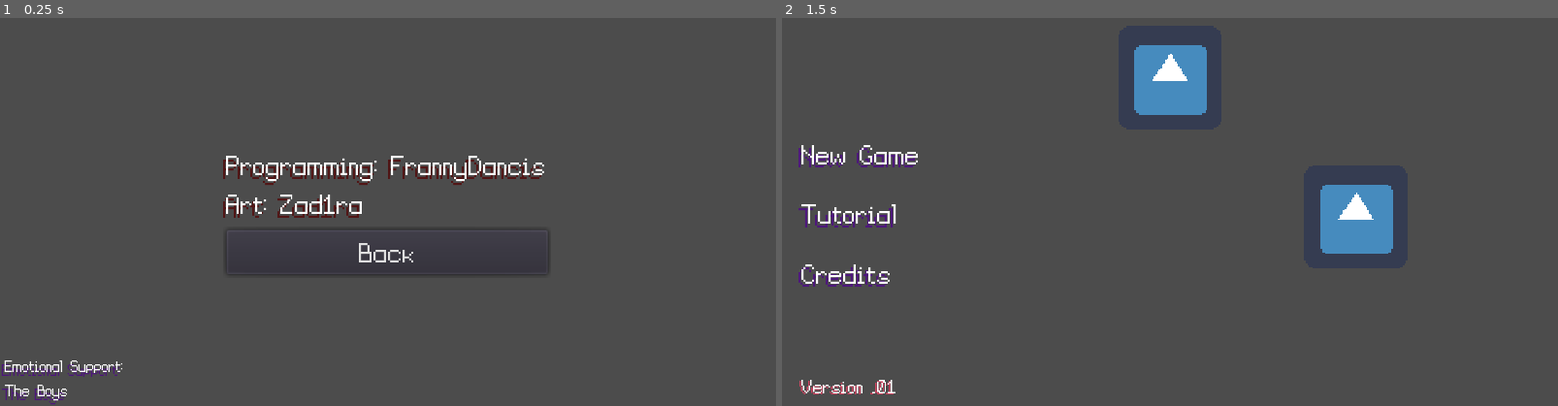
Above: before the commit, frames 1-2 (left to right).
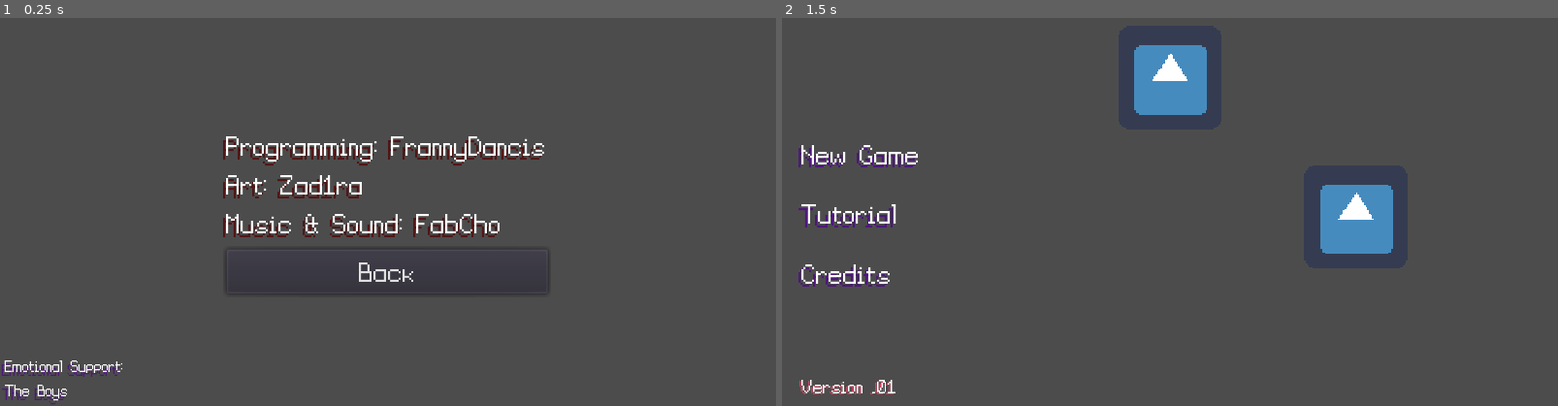
Above: after the commit, the same moments.

Repository: Franny-Dancis/WinterGameJam2020
Game: Godot game, scene res://Game/Credits.tscn
Two runs of this game, one before a commit and one after it. Both use one fixed random seed, a clock stepped at 60 frames per second and the inputs below. This scene is started directly instead of the project's main scene. The engine's default icon, where the game draws it, is replaced by a stand-in: a white triangle on a blue panel in a dark square.
Inputs:
- Up to frame 1 (0.25 s): no input
- Up to frame 2 (1.5 s): tap Enter at 0.5 s; hold Right (ui_right) 0.53-1.25 s; tap Z (attack) at 0.6 s; click "Back" at 1.25 s

The runs differ from the first frame. In frame 1, 4.4% of the frame differs, in the area x 28-71%, y 30-72%; in frame 2, nothing differs.

Commit message:
Add files via upload

Diff:
--- a/Enemies/Bat.gd
+++ b/Enemies/Bat.gd
@@ -21,6 +21,7 @@
 onready var sprite = $AnimatedSprite
 onready var wanderController = $WanderController
 onready var animationPlayer = $AnimationPlayer
+onready var softCollision = $SoftCollision
 onready var hurtBox = $Hurtbox
 
 func _ready():
@@ -56,6 +57,8 @@
 			else:
 				#If player leaves the detection zone, the bat returns to idling
 				state = IDLE
+	if softCollision.is_colliding():
+		velocity += softCollision.get_push_vector() * delta * 400
 	velocity = move_and_slide(velocity)
 
 
--- a/Enemies/Bat.tscn
+++ b/Enemies/Bat.tscn
@@ -9,6 +9,7 @@
 [ext_resource path="res://Overlap/Hitbox.tscn" type="PackedScene" id=7]
 [ext_resource path="res://Enemies/WanderController.tscn" type="PackedScene" id=8]
 [ext_resource path="res://Shaders/RedColor.shader" type="Shader" id=9]
+[ext_resource path="res://Overlap/SoftCollision.tscn" type="PackedScene" id=10]
 
 [sub_resource type="ShaderMaterial" id=1]
 resource_local_to_scene = true
@@ -51,13 +52,16 @@
 height = 5.34885
 
 [sub_resource type="CircleShape2D" id=10]
-radius = 60.7322
+radius = 97.943
 
 [sub_resource type="CapsuleShape2D" id=11]
 radius = 3.74591
 height = 5.85346
 
-[sub_resource type="Animation" id=12]
+[sub_resource type="CircleShape2D" id=12]
+radius = 5.11468
+
+[sub_resource type="Animation" id=13]
 length = 0.2
 loop = true
 tracks/0/type = "value"
@@ -98,12 +102,12 @@
 scale = Vector2( 0.703, 0.8 )
 frames = SubResource( 7 )
 animation = "Fly"
-frame = 1
+frame = 3
 playing = true
 offset = Vector2( 0, -12 )
 
 [node name="shadow" type="Sprite" parent="."]
-position = Vector2( 0, 1.06186 )
+position = Vector2( 0, -0.199485 )
 scale = Vector2( 0.703, 0.8 )
 texture = ExtResource( 3 )
 
@@ -138,14 +142,20 @@
 shape = SubResource( 11 )
 disabled = false
 
+[node name="SoftCollision" parent="." instance=ExtResource( 10 )]
+visible = false
+
+[node name="CollisionShape2D" parent="SoftCollision" index="0"]
+shape = SubResource( 12 )
+
 [node name="WanderController" parent="." instance=ExtResource( 8 )]
 
 [node name="Stats" parent="." instance=ExtResource( 4 )]
 max_health = 2
 
 [node name="AnimationPlayer" type="AnimationPlayer" parent="."]
-anims/Start = SubResource( 12 )
-anims/Stop = SubResource( 13 )
+anims/Start = SubResource( 13 )
+anims/Stop = SubResource( 14 )
 [connection signal="area_entered" from="Hurtbox" to="." method="_on_Hurtbox_area_entered"]
 [connection signal="invincibility_ended" from="Hurtbox" to="." method="_on_Hurtbox_invincibility_ended"]
 [connection signal="invincibility_started" from="Hurtbox" to="." method="_on_Hurtbox_invincibility_started"]
@@ -156,3 +166,5 @@
 [editable path="playerDetectionZone"]
 
 [editable path="Hitbox"]
+
+[editable path="SoftCollision"]
--- a/Game/Credits.tscn
+++ b/Game/Credits.tscn
@@ -11,21 +11,22 @@
 
 [node name="VBoxContainer" parent="CenterContainer" index="0"]
 margin_left = 141.0
-margin_top = 80.0
+margin_top = 68.0
 margin_right = 338.0
-margin_bottom = 159.0
+margin_bottom = 172.0
 
 [node name="Label" parent="CenterContainer/VBoxContainer" index="0"]
 margin_right = 197.0
-margin_bottom = 47.0
+margin_bottom = 72.0
 custom_constants/shadow_offset_x = -2
 text = "Programming: FrannyDancis
-Art: Zad1ra"
+Art: Zad1ra
+Music & Sound: FabCho"
 
 [node name="Button" parent="CenterContainer/VBoxContainer" index="1"]
-margin_top = 51.0
+margin_top = 76.0
 margin_right = 197.0
-margin_bottom = 79.0
+margin_bottom = 104.0
 
 [node name="Label" type="Label" parent="." index="1"]
 margin_left = 3.0
--- a/Game/Stats.gd
+++ b/Game/Stats.gd
@@ -1,12 +1,23 @@
 extends Node
 
 
-export(int) var max_health = 3
-onready var health = max_health setget set_health
+export(int) var max_health = 3 setget set_max_health
+var health = max_health setget set_health
 
 signal no_health
+signal health_changed(value)
+signal max_health_changed(value)
+
+func set_max_health(value):
+	max_health = value
+	self.health = min(health, max_health)
+	emit_signal("max_health_changed", max_health)
 
 func set_health(value):
 	health = value
+	emit_signal("health_changed", health)
 	if health <= 0:
 		emit_signal("no_health")
+
+func _ready():
+	self.health = max_health
--- a/fade_in/fade_in.gd
+++ b/fade_in/fade_in.gd
@@ -5,6 +5,5 @@
 func fade_in():
 	$AnimationPlayer.play("fade_in")
 
-
 func _on_AnimationPlayer_animation_finished(anim_name):
 	emit_signal("fade_finished")
Not shown: 2 places in Enemies/Bat.tscn that only renumber resources
